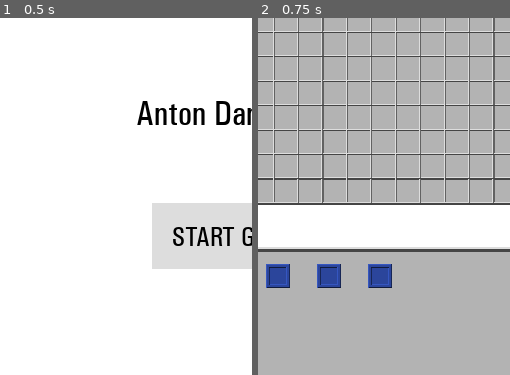
Above: before the commit, frames 1-2 (left to right).
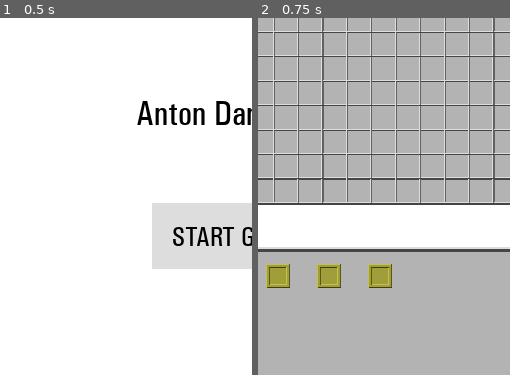
Above: after the commit, the same moments.

Repository: AntonDanylenko/godotBlokus
Game: Godot game, scene res://data/HUD.tscn
Two runs of this game, one before a commit and one after it. Both use one fixed random seed, a clock stepped at 60 frames per second and the inputs below.
Inputs:
- Up to frame 1 (0.5 s): no input
- Up to frame 2 (0.75 s): click "START GAME" at 0.5 s
The pictures show only the part of the screen within x 3-53%, y 44-94%; the shares and areas given below are measured in that part.

Frame 1 is identical in both runs. In frame 2, 1.9% of the frame differs, in the area x 3-54%, y 68-76%.

Commit message:
Added player order and color changing for pieces.

Diff:
--- a/data/Board.tscn
+++ b/data/Board.tscn
@@ -165,7 +165,7 @@
 format = 1
 
 [node name="PlacedTilesG" type="TileMap" parent="."]
-self_modulate = Color( 0.176471, 0.827451, 0.192157, 1 )
+self_modulate = Color( 0.247059, 0.662745, 0.180392, 1 )
 scale = Vector2( 0.1, 0.1 )
 tile_set = SubResource( 4 )
 cell_size = Vector2( 440, 440 )
--- a/data/Piece.tscn
+++ b/data/Piece.tscn
@@ -7,7 +7,6 @@
 extents = Vector2( 22, 22 )
 
 [node name="Piece" type="Area2D"]
-modulate = Color( 0.894118, 0.121569, 0.121569, 1 )
 script = ExtResource( 2 )
 
 [node name="CollisionShape2D" type="CollisionShape2D" parent="."]
--- a/data/PieceContainer.tscn
+++ b/data/PieceContainer.tscn
@@ -20,7 +20,6 @@
 shape = SubResource( 1 )
 
 [node name="Sprite" type="Sprite" parent="Piece"]
-modulate = Color( 0.239216, 0.388235, 0.866667, 1 )
 scale = Vector2( 0.1, 0.1 )
 texture = ExtResource( 2 )
 
--- a/src/HUD.gd
+++ b/src/HUD.gd
@@ -3,14 +3,16 @@
 signal piece_placed(color, location)
 
 
-# Declare variables here.
+# Variables
 var BOARDGP = null
 var BOARDSIZE = null
 var TILESIZE = null
 var TRAYGP = null
-var PLAYERS = ["R","G","B","Y"]
 
+var PIECETYPES = [1,1,1]
+var PLAYERS = ["Y","R","G","B"]
 var curPlayer = null
+var playerPiecesDict = {}
 
 var pieceDict = {}
 var curPiece = null
@@ -32,6 +34,7 @@
 	var pieceContainer = pieceContainerScene.instance()
 	$PieceTray/TrayScroll/InnerTray.add_child(pieceContainer)
 	var piece = pieceContainer.get_node("Piece")
+	piece.set_color(curPlayer)
 	# Connect signals and instantiate pieceDict.
 	piece.connect("pickedup", self, "_on_Piece_pickedup")
 	piece.connect("dropped", self, "_on_Piece_dropped")
@@ -52,16 +55,15 @@
 	randomize()
 	PLAYERS.shuffle()
 	print(PLAYERS)
+	# Instantiate player piece lists
+	for color in PLAYERS:
+		playerPiecesDict[color] = PIECETYPES
 
 	# Start Game screen
 	var startScreenScene = load("res://data/StartScreen.tscn")
 	var startScreen = startScreenScene.instance()
 	add_child(startScreen)
 	startScreen.get_node("StartGameButton").connect("pressed", self, "_on_Start_Pressed")
-
-	# Instantiate pieces
-	for type in [1,1,1]:
-		_instantiate_piece(type)
 
 
 func _process(_delta):
@@ -80,6 +82,10 @@
 
 # Signal functions
 func _on_Start_Pressed():
+	curPlayer = PLAYERS[0]
+	# Instantiate first player pieces
+	for type in playerPiecesDict[curPlayer]:
+		_instantiate_piece(type)
 	# Remove start screen scene
 	remove_child($StartScreen)
 
--- a/src/Piece.gd
+++ b/src/Piece.gd
@@ -5,17 +5,21 @@
 signal pickedup(id)
 signal dropped(id)
 
-# Declare member variables here. Examples:
+# Variables
+var COLORS = {"R":"e41f1f","G":"3fa92e","B":"3d63dd","Y":"e2e152"}
 var dragging = false
 var mousePos = null
 
-var color = "B"
+var color = null
 
 
 # Helper functions
 func get_color():
 	return color
 
+func set_color(input):
+	color = input
+	$Sprite.self_modulate = COLORS[color]
 
 # Called when the node enters the scene tree for the first time.
 func _ready():
